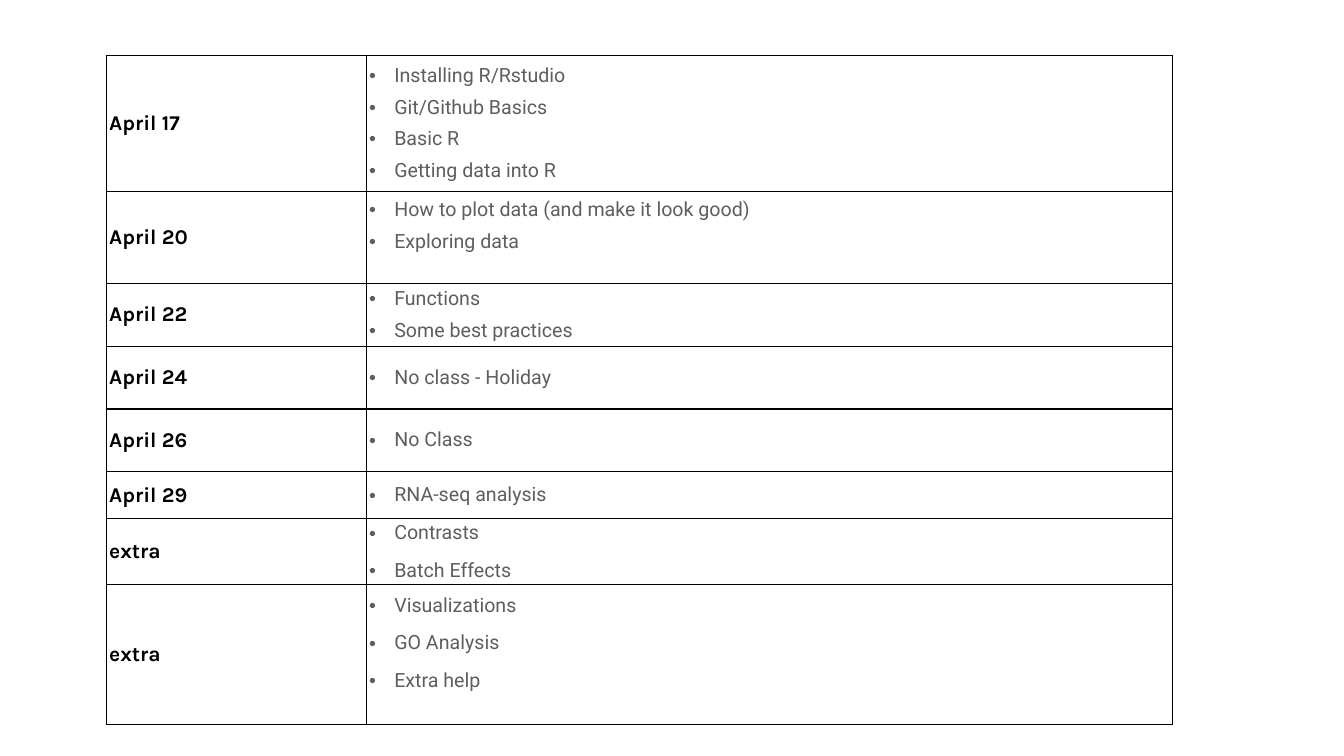
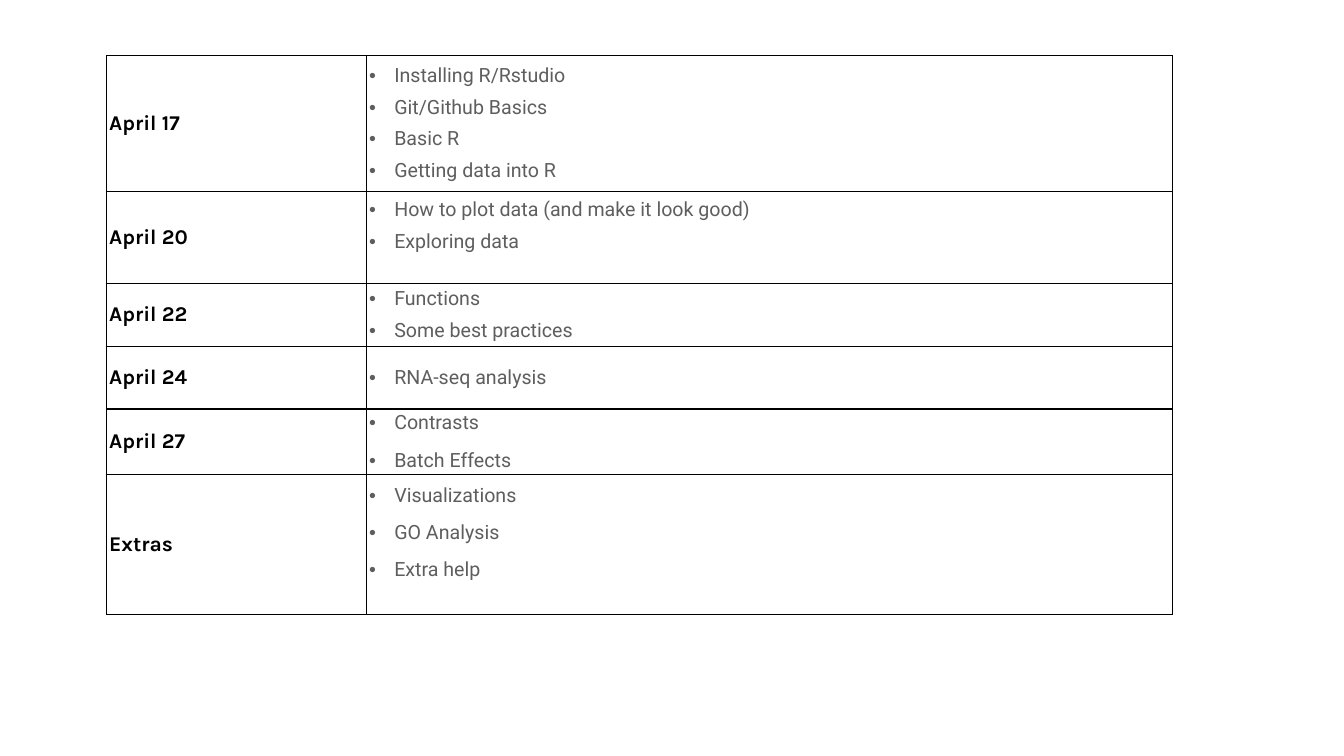
Before and after one commit to jraab/GNET749_RNAseq, a slide deck: slide 5 of lectures/2026_GNET749_Lecture1.pptx. Drawn at 1344x756 pixels with LibreOffice and Linux fonts; fonts in the diff are those of the drawing. Boxes give left, top, right and bottom in pixels: in the first picture for what was removed or moved away, otherwise in the second. Text is boxed around its words. In the diff, an @@ line names an element or a change of style, - is before the commit and + after.

Commit message:
pre class 2 update -  not final

```diff
--- a/lectures/2026_GNET749_Lecture1.pptx
+++ b/lectures/2026_GNET749_Lecture1.pptx
@@ table at [107, 55, 1174, 617] @@
-row 4: April 24 | No class - Holiday
-row 5: April 26 | No Class
-row 6: April 29 | RNA-seq analysis
-row 7: extra | Contrasts / Batch Effects
-row 8: extra | Visualizations / GO Analysis / Extra help
+row 4: April 24 | RNA-seq analysis
+row 5: April 27 | Contrasts / Batch Effects
+row 6: Extras | Visualizations / GO Analysis / Extra help
```
Also in this commit, not shown: 3 other files.
